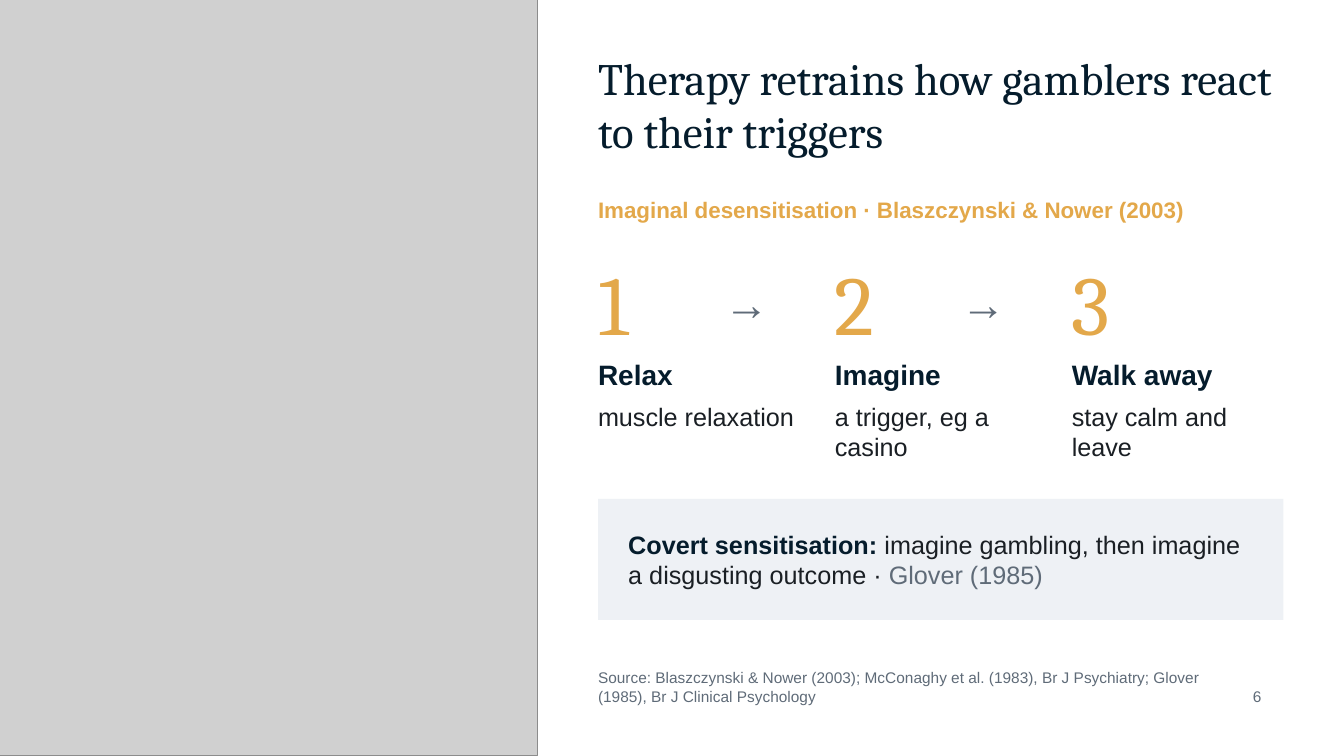
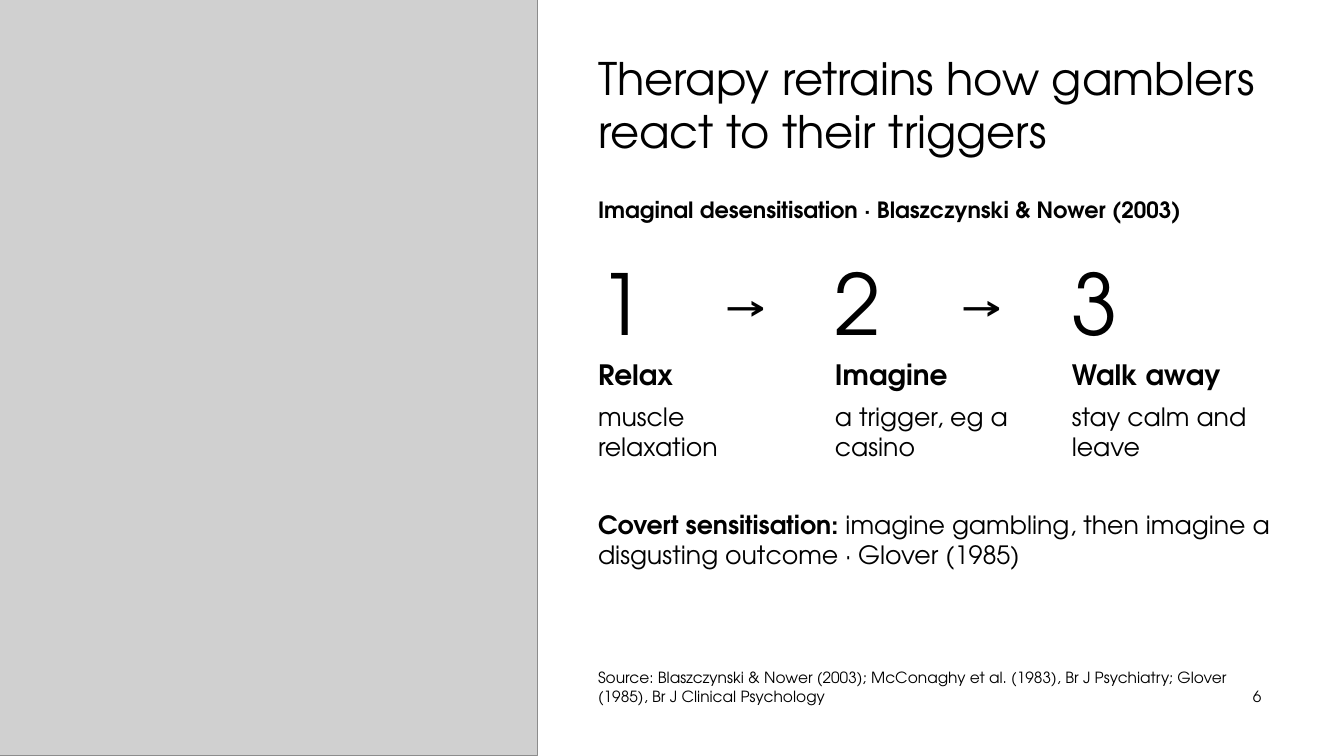
Before and after one commit to matisqaceme/Study, a slide deck: slide 6 of psychology/gambling-disorder/Gambling_Disorder_9990.pptx. Drawn at 1344x756 pixels with LibreOffice and Linux fonts; fonts in the diff are those of the drawing; grey boxes stand for pictures. Boxes give left, top, right and bottom in pixels: in the first picture for what was removed or moved away, otherwise in the second. Text is boxed around its words. In the diff, an @@ line names an element or a change of style, - is before the commit and + after.

```diff
--- a/psychology/gambling-disorder/Gambling_Disorder_9990.pptx
+++ b/psychology/gambling-disorder/Gambling_Disorder_9990.pptx
@@ title "Therapy retrains how gamblers react ..." at (x1=598, y1=62, x2=1255, y2=158): font Cambria to TeX Gyre Adventor, text colour #051C2C to #000000 @@
@@ text "Imaginal desensitisation · Blaszczynski & ..." at (x1=598, y1=200, x2=1181, y2=224): font Arial to TeX Gyre Adventor, text colour #E3A84A to #000000 @@
@@ font Cambria to TeX Gyre Adventor, text colour #E3A84A to #000000 in 3 elements at (x1=598, y1=273, x2=645, y2=374), (x1=835, y1=272, x2=882, y2=374), (x1=1072, y1=271, x2=1119, y2=374) @@
@@ font Arial to TeX Gyre Adventor, text colour #051C2C to #000000 in 3 elements at (x1=598, y1=364, x2=673, y2=386), (x1=835, y1=363, x2=948, y2=392), (x1=1072, y1=364, x2=1221, y2=391) @@
@@ font Arial to TeX Gyre Adventor, text colour #1A1F24 to #000000 in 3 elements at (x1=598, y1=407, x2=718, y2=457), (x1=835, y1=407, x2=1008, y2=457), (x1=1072, y1=407, x2=1247, y2=457) @@
@@ text "Covert sensitisation: imagine gambling, then ..." moved from (x1=628, y1=535, x2=1240, y2=590) to (x1=598, y1=514, x2=1270, y2=570) @@
@@ text "Covert sensitisation: imagine gambling, then ..." at (x1=598, y1=514, x2=1270, y2=570): font Arial to TeX Gyre Adventor; text colour #051C2C to #000000 in "Covert sensitisation:"; text colour #1A1F24 to #000000 in "imagine gambling, then imagine a disgusting outcome ..."; text colour #5F6B78 to #000000 in "Glover (1985)"; vertical alignment middle to top @@
@@ rectangle removed at (x1=598, y1=499, x2=1284, y2=620) @@
@@ font Arial to TeX Gyre Adventor, text colour #5F6B78 to #000000 in 4 elements at (x1=1253, y1=690, x2=1262, y2=702), (x1=724, y1=252, x2=784, y2=353), (x1=961, y1=252, x2=1021, y2=353), (x1=598, y1=671, x2=1226, y2=706) @@
```
Also in this commit, not shown: 7 other slides changed, 5 other files.
